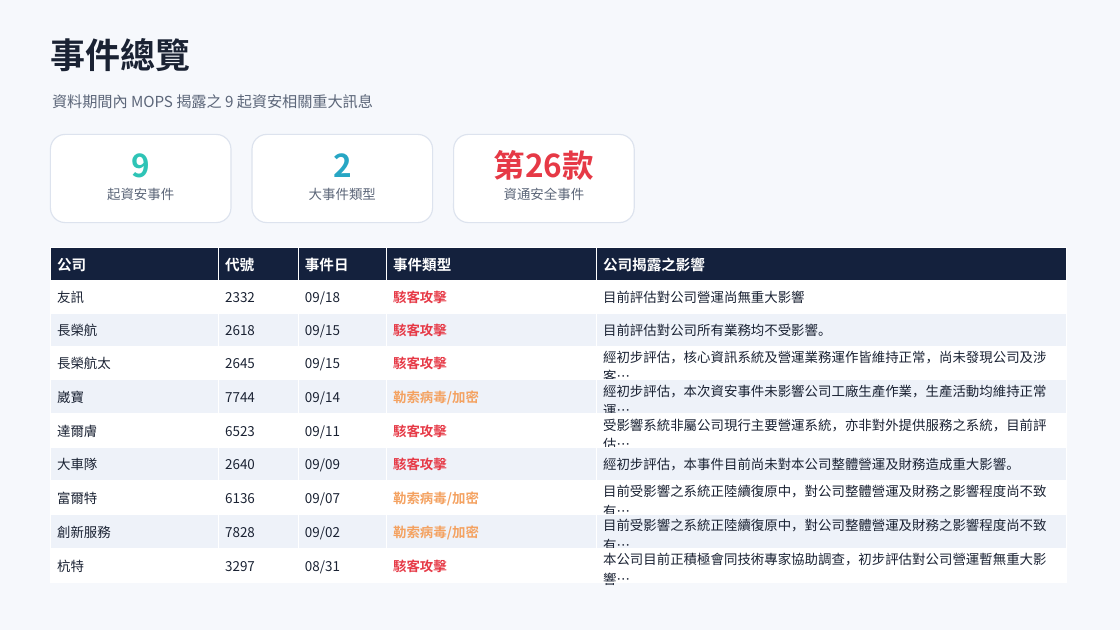
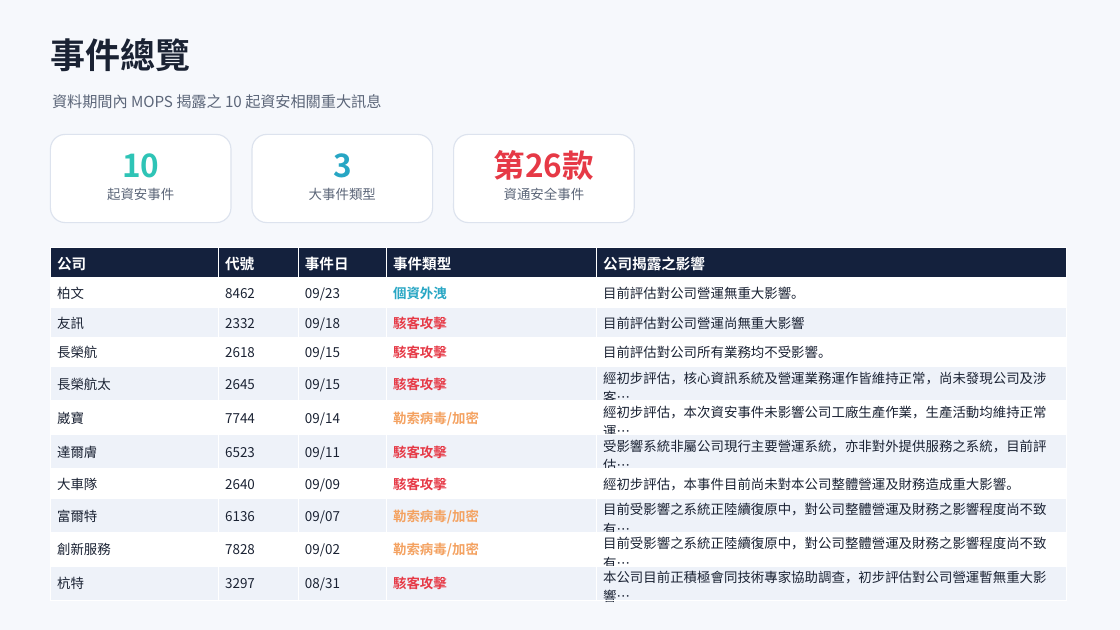
Before and after one commit to Johnnylin77/mops-isec-monitor, a slide deck: slide 2 of 資安事件因應分析.pptx. Drawn at 1120x630 pixels with LibreOffice and Linux fonts; fonts in the diff are those of the drawing. Boxes give left, top, right and bottom in pixels: in the first picture for what was removed or moved away, otherwise in the second. Text is boxed around its words. In the diff, an @@ line names an element or a change of style, - is before the commit and + after.

Commit message:
MOPS report: 2026-09-24

```diff
--- a/資安事件因應分析.pptx
+++ b/資安事件因應分析.pptx
@@ text at box(52, 94, 381, 108): text changed @@
-資料期間內 MOPS 揭露之 9 起資安相關重大訊息
+資料期間內 MOPS 揭露之 10 起資安相關重大訊息
@@ text at box(122, 153, 159, 178): text changed @@
-9
+10
@@ text at box(333, 153, 352, 178): text changed @@
-2
+3
@@ table at box(50, 248, 1067, 606) @@
+row 2: 柏文 | 8462 | 09/23 | 個資外洩 | 目前評估對公司營運無重大影響。
```
Also in this commit, not shown: 6 other slides changed, 2 other files.
